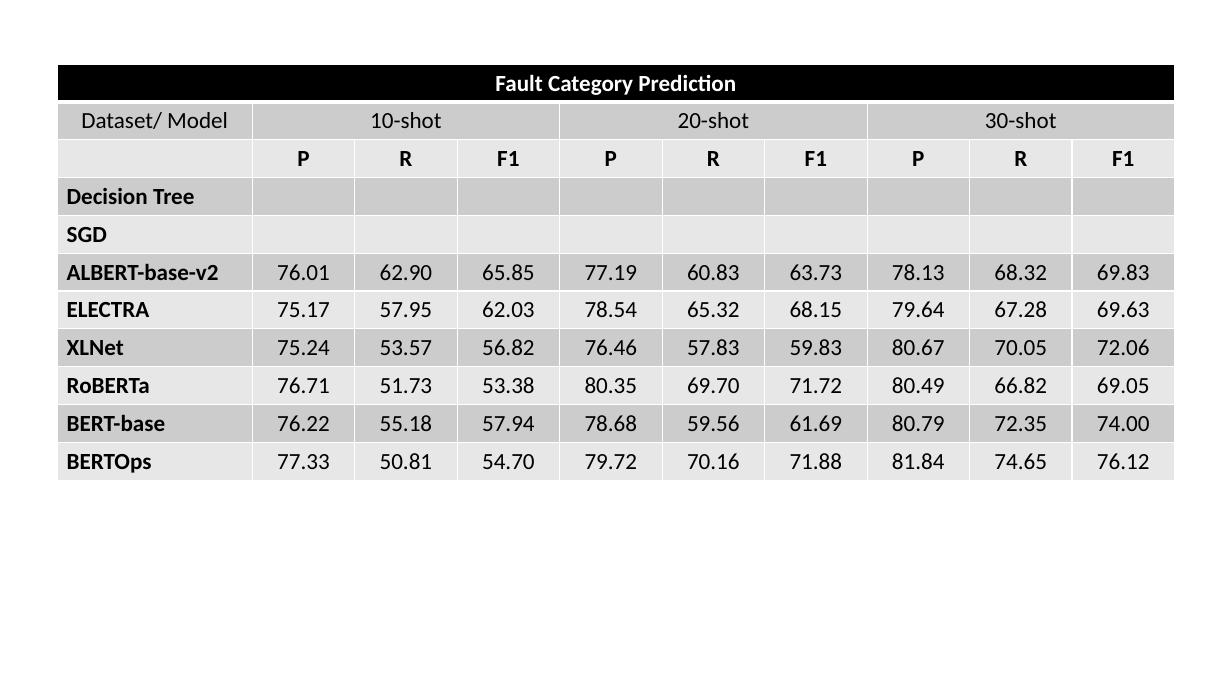
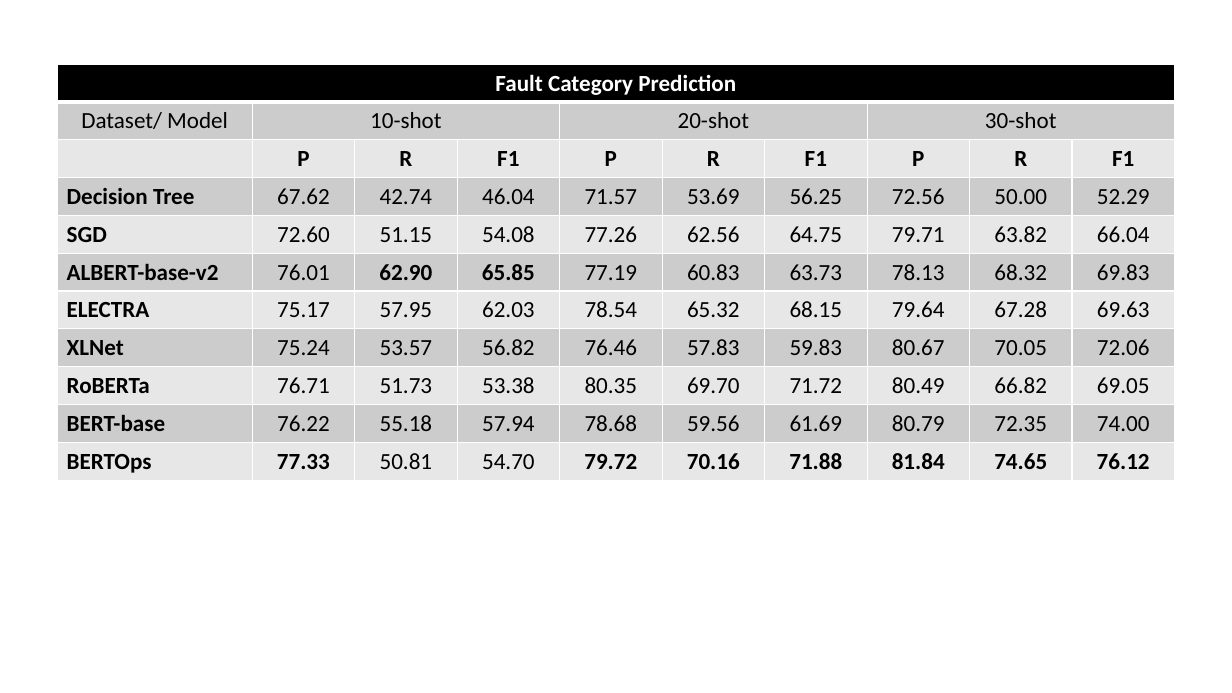
Before and after one commit to BertOps/bertops, a slide deck: slide 3 of results/Results.pptx. Drawn at 1232x693 pixels with LibreOffice and Linux fonts; fonts in the diff are those of the drawing. Boxes give left, top, right and bottom in pixels: in the first picture for what was removed or moved away, otherwise in the second. Text is boxed around its words. In the diff, an @@ line names an element or a change of style, - is before the commit and + after.

```diff
--- a/results/Results.pptx
+++ b/results/Results.pptx
@@ table at (57,65,1176,481) @@
-row 4: Decision Tree |  |  |  |  |  |  |  |  | 
+row 4: Decision Tree | 67.62 | 42.74 | 46.04 | 71.57 | 53.69 | 56.25 | 72.56 | 50.00 | 52.29
-row 5: SGD |  |  |  |  |  |  |  |  | 
+row 5: SGD | 72.60 | 51.15 | 54.08 | 77.26 | 62.56 | 64.75 | 79.71 | 63.82 | 66.04
@@ bold on in "62.90", "65.85", "77.33", "79.72" and 5 more places @@
```
Also in this commit, not shown: 2 other slides changed, 3 other files.
